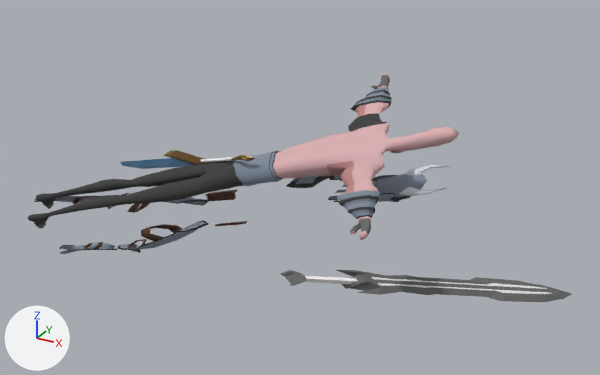
A saved change to the FBX model Games Fleadh Maze Game/Assets/Art/Character/PlayerCharacter (2).fbx.
Camera for both pictures: a 50 mm camera at (31.5, -41.8, 36.0) aimed at (7.2, 2.3, 13.9). The axes (+X, +Y, +Z) are drawn at lower left. The lights are the same throughout.

The first picture shows 'Cube', 'Cube.001', 'Cube.002', 'SHOULDERPAD', 'dude', 'dude.001', 'helmet+horns', 'helmetFace1', 'kneearmour', 'kneearmour.001', 'kneestrap', 'lowerlegstrap', 'lowerlegstrap.001', 'shinarmor', 'shinarmor.001', 'sword', 'sword_b', 'upperLEGARMOUR', 'upperLEGARMOUR.001', 'upperlegstrap'.
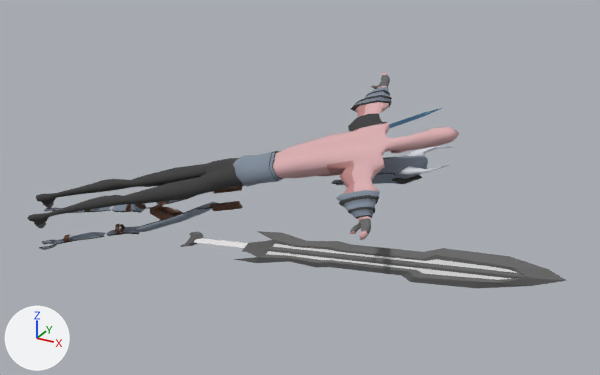
Edits to the bpy script that builds the scene:
```text
Change ob_upperlegstrap:
    ob_upperlegstrap.location: (0.967, -3.082, -5.545) -> (1.113, -2.93, -5.132)
    ob_upperlegstrap.rotation_euler: (0.124, -0.46, 0.531) -> (-0.11, -0.367, -0.512)  # degrees (7.1, -26, 30) -> degrees (-6.3, -21, -29)
Change ob_cube_002:
    ob_cube_002.location: (-1.209, -4.985, -2.379) -> (-1.348, -2.277, -1.96)
    ob_cube_002.rotation_euler: (0.324, -0.538, 0.588) -> (0.323, -0.538, -0.209)  # degrees (19, -31, 34) -> degrees (19, -31, -12)
Change ob_upperlegarmour_001:
    ob_upperlegarmour_001.location: (-1.412, -5.378, -4.721) -> (-1.652, -2.421, -3.823)
    ob_upperlegarmour_001.rotation_euler: (-0.576, 0.334, 0.391) -> (-0.134, 0.361, 0.28)  # degrees (-33, 19, 22) -> degrees (-7.7, 21, 16)
Change ob_sword:
    ob_sword.location: (-6.606, -6.648, 0.653) -> (-3.67, -4.118, -2.291)
    ob_sword.rotation_euler: (1.044, 0.327, 0.0587) -> (-0.468, -0.423, 0.769)  # degrees (60, 19, 3.4) -> degrees (-27, -24, 44)
    ob_sword.scale: (0.735, 0.234, 1.18) -> (0.72, 0.229, 1.15)
Change ob_cube:
    ob_cube.location: (0.688, -3.011, -2.448) -> (1.39, -2.257, -2.03)
    ob_cube.rotation_euler: (0.308, -0.279, 0.746) -> (0.308, -0.279, -0.0518)  # degrees (18, -16, 43) -> degrees (18, -16, -3)
Change ob_lowerlegstrap:
    ob_lowerlegstrap.location: (-1.571, -4.809, -7.594) -> (-2.038, -2.421, -7.981)
    ob_lowerlegstrap.rotation_euler: (1.046, -0.0227, 0.132) -> (0.21, -0.0862, 0.184)  # degrees (60, -1.3, 7.6) -> degrees (12, -4.9, 11)
Change ob_upperlegarmour:
    ob_upperlegarmour.location: (1.049, -2.949, -4.571) -> (1.451, -2.822, -4.211)
    ob_upperlegarmour.rotation_euler: (-0.503, -0.374, 1.07) -> (-0.651, -0.188, -0.0257)  # degrees (-29, -21, 61) -> degrees (-37, -11, -1.5)
Change ob_kneearmour:
    ob_kneearmour.location: (2.129, -2.836, -6.793) -> (1.579, -4.048, -6.349)
    ob_kneearmour.rotation_euler: (0.344, -0.696, 1.165) -> (0.155, -0.0359, 0.111)  # degrees (20, -40, 67) -> degrees (8.9, -2.1, 6.4)
Change ob_shinarmor:
    ob_shinarmor.location: (1.594, -0.904, -8.339) -> (1.782, -3.2, -8.726)
    ob_shinarmor.rotation_euler: (0.52, -0.683, 1.066) -> (0.271, -0.0401, 0.0336)  # degrees (30, -39, 61) -> degrees (16, -2.3, 1.9)
Change ob_kneestrap:
    ob_kneestrap.location: (-1.032, -6.412, -6.345) -> (-1.832, -2.577, -5.894)
    ob_kneestrap.rotation_euler: (0.735, -0.114, 0.22) -> (-0.105, -0.0814, 0.311)  # degrees (42, -6.5, 13) -> degrees (-6, -4.7, 18)
Change ob_sword_b:
    ob_sword_b.location: (0.853, 1.08, -1.812) -> (3.809, -4.909, -1.974)
    ob_sword_b.rotation_euler: (0.723, -0.437, -1.757) -> (0.441, -2.961, -1.103)  # degrees (41, -25, -101) -> degrees (25, -170, -63)
    ob_sword_b.scale: (0.922, 0.493, 2.36) -> (0.903, 0.483, 2.31)
Change ob_kneearmour_001:
    ob_kneearmour_001.location: (-0.979, -6.747, -6.706) -> (-1.743, -3.065, -5.884)
    ob_kneearmour_001.rotation_euler: (0.888, 0.184, 0.14) -> (0.0529, 0.0593, 0.0367)  # degrees (51, 11, 8) -> degrees (3, 3.4, 2.1)
Change ob_helmet_horns:
    ob_helmet_horns.location: (-0.139, -4.945, 3.086) -> (-0.215, -2.602, 3.48)
    ob_helmet_horns.rotation_euler: (0.51, -0.0275, 0.073) -> (0.413, -0.0448, -0.0991)  # degrees (29, -1.6, 4.2) -> degrees (24, -2.6, -5.7)
Change ob_cube_001:
    ob_cube_001.location: (0.856, -3.7, -2.62) -> (1.014, -2.858, -2.201)
    ob_cube_001.rotation_euler: (0.455, -0.291, -0.419) -> (0.455, -0.291, -1.217)  # degrees (26, -17, -24) -> degrees (26, -17, -70)
Change ob_shinarmor_001:
    ob_shinarmor_001.location: (-1.598, -4.935, -8.161) -> (-1.977, -2.919, -8.273)
    ob_shinarmor_001.rotation_euler: (0.859, 0.175, 0.125) -> (0.0264, 0.0421, 0.0339)  # degrees (49, 10, 7.2) -> degrees (1.5, 2.4, 1.9)
Change ob_helmetface1:
    ob_helmetface1.location: (-0.103, -4.916, 3.014) -> (-0.175, -2.587, 3.408)
    ob_helmetface1.rotation_euler: (0.46, -0.0217, 0.0289) -> (0.364, -0.0433, -0.144)  # degrees (26, -1.2, 1.7) -> degrees (21, -2.5, -8.3)
    ob_helmetface1.scale: (0.981, 0.981, 0.981) -> (0.962, 0.962, 0.962)
Change ob_shoulderpad:
    ob_shoulderpad.location: (0.432, -3.763, 0.772) -> (1.356, -2.367, 1.099)
    ob_shoulderpad.rotation_euler: (-0.659, -2.002, -0.594) -> (2.531, -0.104, 1.889)  # degrees (-38, -115, -34) -> degrees (145, -6, 108)
Change ob_dude_001:
    ob_dude_001.location: (-0.96, -5.13, -5.018) -> (-1.184, -2.183, -4.101)
    ob_dude_001.rotation_euler: (-0.383, 0.376, 0.661) -> (0.0492, 0.292, 0.541)  # degrees (-22, 22, 38) -> degrees (2.8, 17, 31)
Change ob_lowerlegstrap_001:
    ob_lowerlegstrap_001.location: (1.167, -1.552, -7.565) -> (1.617, -2.878, -7.691)
    ob_lowerlegstrap_001.rotation_euler: (0.0682, -0.783, 1.635) -> (0.174, -0.107, 0.461)  # degrees (3.9, -45, 94) -> degrees (10, -6.1, 26)
```

Pixel boxes [x1, y1, x2, y2] of what changed, in the pictures (600 x 375 px):
'sword', moved, turned, rescaled
    before: [280, 270, 572, 302]
    after: [180, 231, 567, 288]
'helmet+horns', moved, turned
    before: [372, 165, 449, 197]
    after: [377, 146, 451, 179]
'sword_b', moved, turned, rescaled
    before: [120, 150, 255, 169]
    after: [389, 108, 442, 128]
'upperLEGARMOUR.001', moved, turned
    before: [137, 221, 209, 249]
    after: [135, 202, 217, 232]
'helmetFace1', moved, turned, rescaled
    before: [328, 175, 411, 202]
    after: [332, 157, 422, 185]
'shinarmor.001', moved, turned
    before: [59, 243, 117, 254]
    after: [39, 232, 105, 250]
'dude.001', moved, turned
    before: [141, 224, 182, 241]
    after: [150, 204, 183, 220]
'SHOULDERPAD', moved, turned (not visible afterwards)
    before: [286, 175, 342, 188]
'shinarmor', moved, turned
    before: [35, 193, 100, 203]
    after: [44, 206, 111, 216]
'Cube.002', moved, turned
    before: [215, 221, 247, 226]
    after: [210, 201, 243, 211]
'Cube.001', moved, turned
    before: [207, 193, 236, 201]
    after: [213, 186, 243, 194]
'kneearmour.001', moved, turned
    before: [117, 244, 141, 253]
    after: [107, 226, 141, 236]
'upperLEGARMOUR', moved, turned
    before: [163, 197, 209, 206]
    after: [156, 196, 194, 204]
'kneearmour', moved, turned
    before: [100, 193, 129, 197]
    after: [112, 203, 146, 213]
'upperlegstrap', moved, turned
    before: [127, 203, 150, 213]
    after: [135, 201, 168, 209]
'kneestrap', moved, turned
    before: [127, 239, 146, 250]
    after: [115, 224, 125, 235]
'Cube', moved, turned (not visible afterwards)
    before: [205, 189, 237, 196]
'lowerlegstrap', moved, turned
    before: [83, 242, 103, 250]
    after: [63, 234, 70, 242]
'lowerlegstrap.001', moved, turned
    before: [73, 197, 89, 204]
    after: [84, 209, 90, 212]
